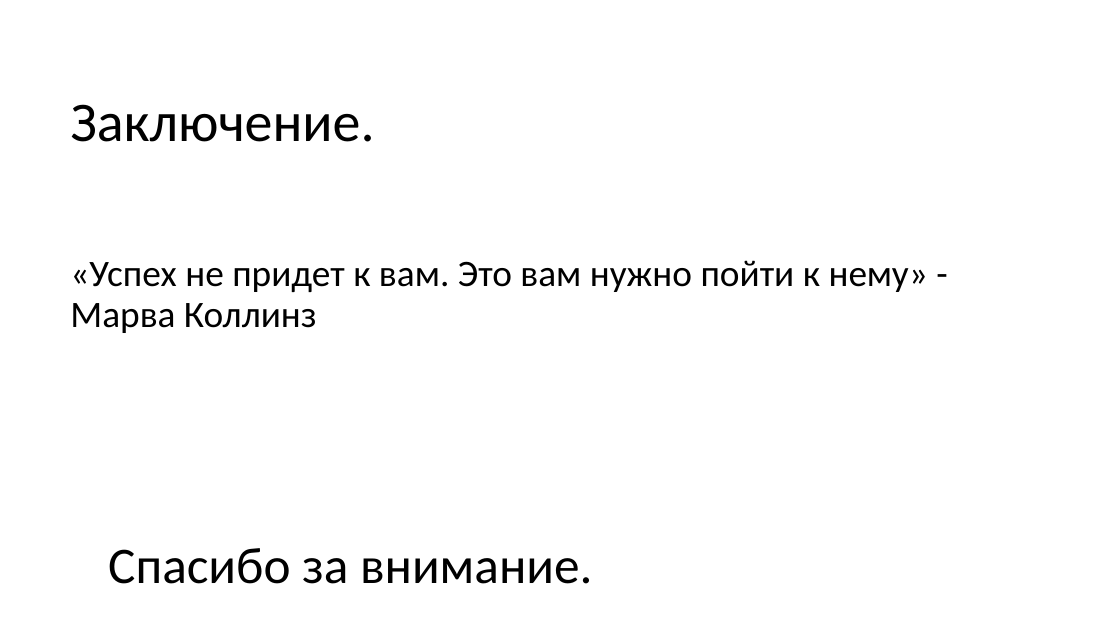
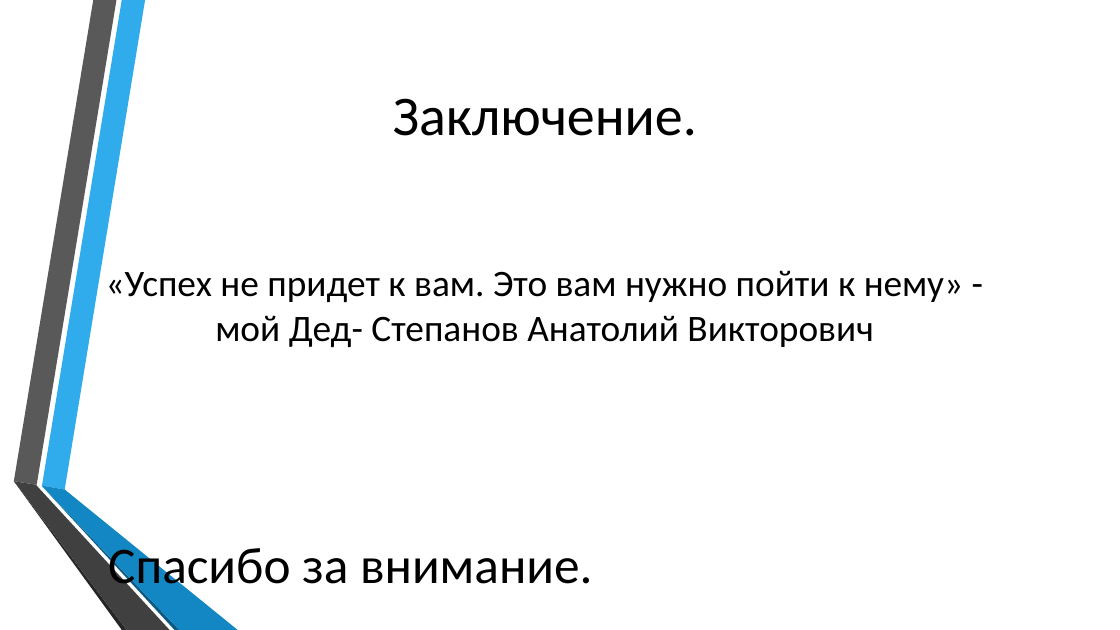
Before and after one commit to Dragonfly774/daily, a slide deck: slide 5 of Заметки «Dayli».pptx. Drawn at 1120x630 pixels with LibreOffice and Linux fonts; fonts in the diff are those of the drawing; background and template pictures are left out. Boxes give left, top, right and bottom in pixels: in the first picture for what was removed or moved away, otherwise in the second. Text is boxed around its words. In the diff, an @@ line names an element or a change of style, - is before the commit and + after.

```diff
--- a/Заметки «Dayli».pptx
+++ b/Заметки «Dayli».pptx
@@ title at (106,98,963,347): text changed @@
-Заключение.
-«Успех не придет к вам. Это вам нужно пойти к нему» - Марва Коллинз
+Заключение.
+«Успех не придет к вам. Это вам нужно пойти к нему» - мой Дед- Степанов Анатолий Викторович
@@ group added at (13,0,238,630): 6 freeform shapes @@
```
Also in this commit, not shown: 4 other slides changed, 2 other files.
